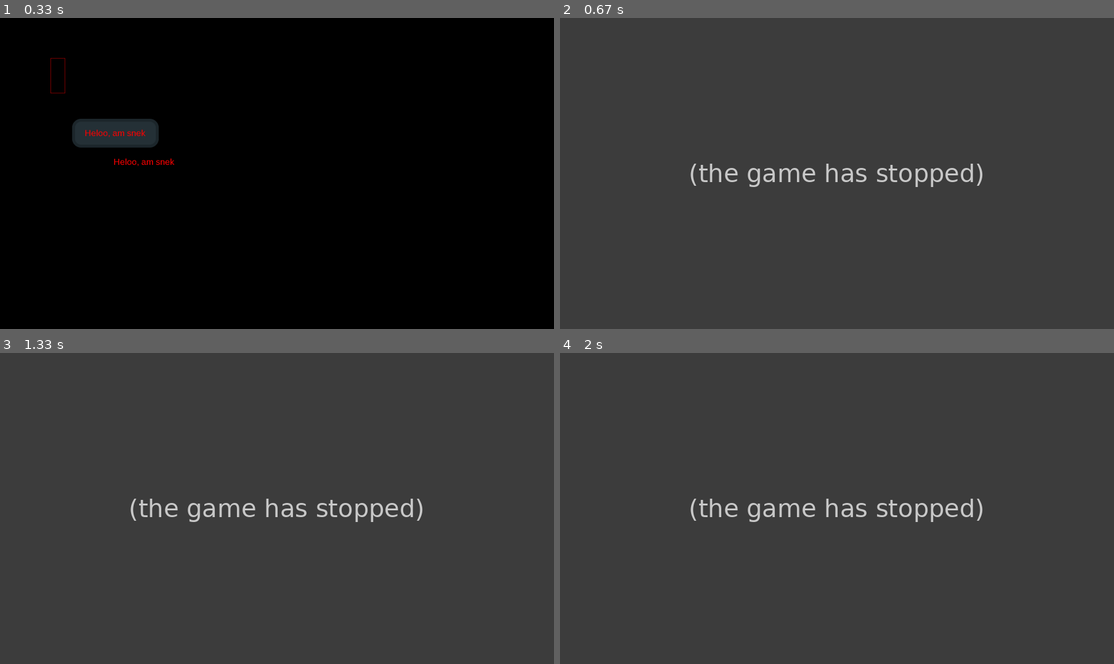
Above: before the commit, frames 1-4 (two rows, left to right).
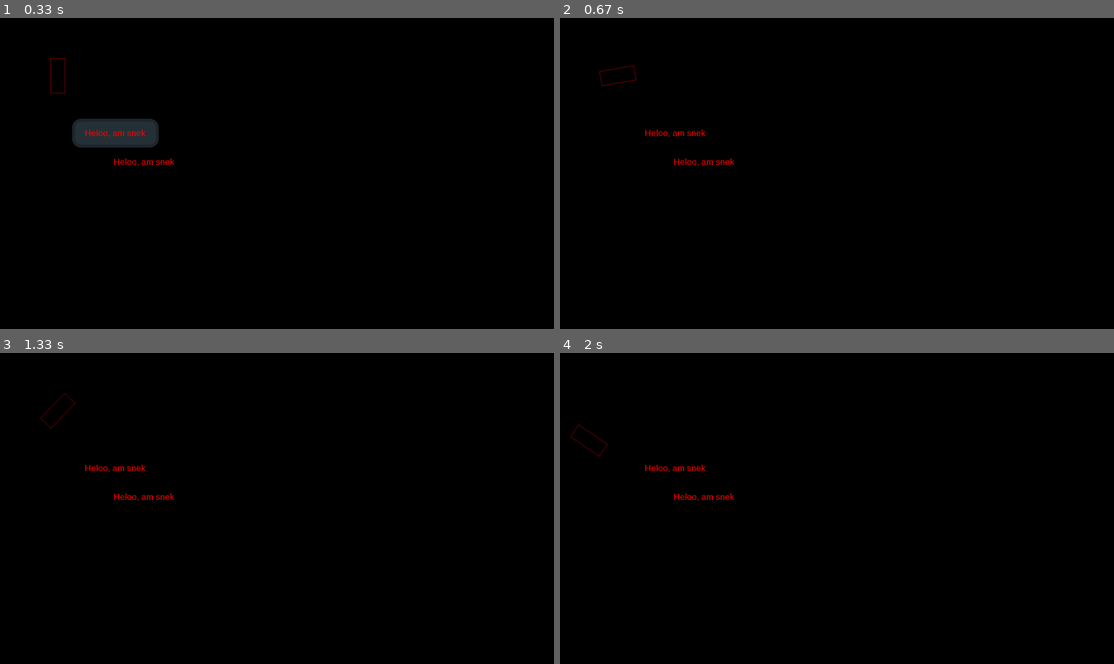
Above: after the commit, the same moments.

Repository: Hugo4IT/PygameUILib
Game: pygame game, started from main.pyw
Two runs of this game, one before a commit and one after it. Both use one fixed random seed, a clock stepped at 60 frames per second and the inputs below.
Inputs:
- Up to frame 1 (0.33 s): no input
- Up to frame 2 (0.67 s): hold Esc from 0.33 s (still down); hold Right from 0.33 s (still down)
- Up to frame 3 (1.33 s): release Esc at 0.8 s; release Right at 0.8 s; hold Right 0.83-1.3 s
- Up to frame 4 (2 s): hold Up 1.33-1.63 s; hold Right from 1.67 s (still down)

Frame 1 is identical in both runs. In frame 2, 100% of the frame differs, in the area x 0-100%, y 0-100%; in frame 3, 100%; in frame 4, 100%.
Before the commit the program exited at 0.33 s; later frames show no game.

Commit message:
Updated main.pyw

Diff:
--- /dev/null
+++ b/UIButton.pyw
@@ -0,0 +1,99 @@
+from PygameUI import loadedFonts, PreloadFont, draw_rounded_rect, draw_bordered_rounded_rect
+from UILabel import *
+
+class Button():
+    def __init__(self, *args):
+        if len(args) == 5:
+            self.x = args[0]            # X Position
+            self.y = args[1]            # Y Position
+            self.sx = args[2]           # X Size
+            self.sy = args[3]           # Y Size
+            self.color = args[4]        # Button Color
+        elif len(args) == 1:
+            self.x = 0
+            self.y = 0
+            self.sx = 100
+            self.sy = 100
+            self.color = pygame.Color("Red")
+            tc = args[0].split("\n")
+            for value in tc:
+                if ":" in value:
+                    k = value.split(":")[0]
+                    v = value.split(":")[1].replace(" ", "").replace("\t", "")
+                    if "//" in v :
+                        v = v.split("//")[0]
+                    if k == "position":
+                        self.x = int(v.split(",")[0])
+                        self.y = int(v.split(",")[1])
+                    elif k == "size":
+                        self.sx = int(v.split(",")[0])
+                        self.sy = int(v.split(",")[1])
+                    elif k == "color":
+                        self.color = pygame.Color(str(v))
+                        self.maincolor = pygame.Color(str(v))
+                    elif k == "rounded":
+                        self.rounded = v == "True"
+                    elif k == "radius":
+                        self.radius = int(v)
+                    elif k == "bordered":
+                        self.bordered = v == "True"
+                    elif k == "bordersize":
+                        self.bordersize = int(v)
+                    elif k == "bordercolor":
+                        self.bordercolor = pygame.Color(v)
+                        self.mainbordercolor = pygame.Color(v)
+                    elif k == "hovercolor":
+                        self.hovercolor = pygame.Color(v)
+                    elif k == "clickedcolor":
+                        self.clickedcolor = pygame.Color(v)
+                    elif k == "borderhovercolor":
+                        self.borderhovercolor = pygame.Color(v)
+                    elif k == "borderclickedcolor":
+                        self.borderclickedcolor = pygame.Color(v)
+                    elif k == "hidden":
+                        self.hidden = v == "True"
+                    elif k == "responsive":
+                        self.responsive = v == "True"
+                    elif k == "nonresponsivecolor":
+                        self.nonresponsivecolor = pygame.Color(v)
+            self.label = Label("Heloo, am snek", "Arial", 30, self.x, self.y, "Red")
+
+    def Draw(self, surface):
+        if self.responsive:
+            mpos = pygame.mouse.get_pos()
+            if mpos[0] > self.x-self.sx/2 and mpos[0] < self.x+self.sx/2 and mpos[1] > self.y-self.sy/2 and mpos[1] < self.y+self.sy/2:
+                if pygame.mouse.get_pressed(1)[0]:
+                    self.color = self.clickedcolor
+                    self.bordercolor = self.borderclickedcolor
+                    if hasattr(self, 'func'):
+                        self.func()
+                else:
+                    self.color = self.hovercolor
+                    self.bordercolor = self.borderhovercolor
+            else:
+                self.color = self.maincolor
+                self.bordercolor = self.mainbordercolor
+        else:
+            color = self.nonresponsivecolor
+        if not self.hidden:
+            if not self.rounded:
+                if not self.bordered:
+                    pygame.draw.rect(surface, self.color, pygame.Rect(self.x-self.sx/2, self.y-self.sy/2, self.sx, self.sy))
+                else:
+                    pygame.draw.rect(surface, self.bordercolor, pygame.Rect(self.x-self.sx/2, self.y-self.sy/2, self.sx, self.sy))
+                    pygame.draw.rect(surface, self.color, pygame.Rect(
+                            self.x-self.sx/2+self.bordersize,
+                            self.y-self.sy/2+self.bordersize,
+                            self.sx-self.bordersize*2,
+                            self.sy-self.bordersize*2
+                    ))
+            else:
+                if not self.bordered:
+                    draw_rounded_rect(surface, pygame.Rect(self.x-self.sx/2, self.y-self.sy/2, self.sx, self.sy), self.color, self.radius)
+                else:
+                    draw_bordered_rounded_rect(surface, pygame.Rect(self.x-self.sx/2, self.y-self.sy/2, self.sx, self.sy),
+                            self.color, self.bordercolor, self.radius, self.bordersize)
+        self.label.Draw(surface)
+
+    def SetFunction(self, func):
+        self.func = func
--- /dev/null
+++ b/UILabel.pyw
@@ -0,0 +1,21 @@
+from PygameUI import *
+
+class Label():
+    def __init__(self, *args):
+        if args[1]+"."+str(args[2]) not in loadedFonts:
+            PreloadFont(args[1], args[2])
+        self.text = args[0]
+        self.tfont = loadedFonts[args[1]+"."+str(args[2])]
+        self.x = args[3]
+        self.y = args[4]
+        self.color = pygame.Color(args[5])
+        self.height = 1
+        self.width = 1
+        self.align = 2
+
+    def Draw(self, surface):
+        text_surface = self.tfont.render(self.text, False, self.color)
+        self.height = text_surface.get_height()
+        self.width = text_surface.get_width()
+        if self.align == 2:
+            surface.blit(text_surface, (self.x-self.width/2, self.y-self.height/2))
--- a/main.pyw
+++ b/main.pyw
@@ -10,13 +10,17 @@
 from Settings import *              #Settings Variables
 from PygameUI import *              #UI Classes
 
+print("Pygame Init()")
 pygame.init()
 
+print("Capping FPS...")
 fps = 60
 fpsClock = pygame.time.Clock()
 
+print("Creating Screen")
 screen = pygame.display.set_mode((0, 0), pygame.FULLSCREEN)
 
+print("Creating Player")
 p = Player(200, 200)
 objects = []
 objects.append(p)
@@ -47,8 +51,10 @@
 fontsize: 30
 position: 500,500
 fontcolor: #037CD6
+hidden: False
 """
 
+print("Creating Button and Label")
 btnTest = Button(btnConfig)
 labelTest = Label("Heloo, am snek", "Arial", 30, 500, 500, "Red")
 
@@ -66,6 +72,9 @@
         if event.type == QUIT:
             pygame.quit()
             sys.exit()
+        if event.type == pygame.KEYDOWN:
+            if event.key == pygame.K_ESCAPE:
+                btnTest.hidden = not btnTest.hidden
     key_input = pygame.key.get_pressed()
     if key_input[pygame.K_LEFT]:
         p.rotation -= 4
@@ -75,9 +84,6 @@
         p.rotation += 4
     if key_input[pygame.K_DOWN]:
         p.Forward(-8)
-    if key_input[pygame.K_ESCAPE]:
-        pygame.quit()
-        sys.exit()
 
     p.Draw(screen)
     btnTest.Draw(screen)
